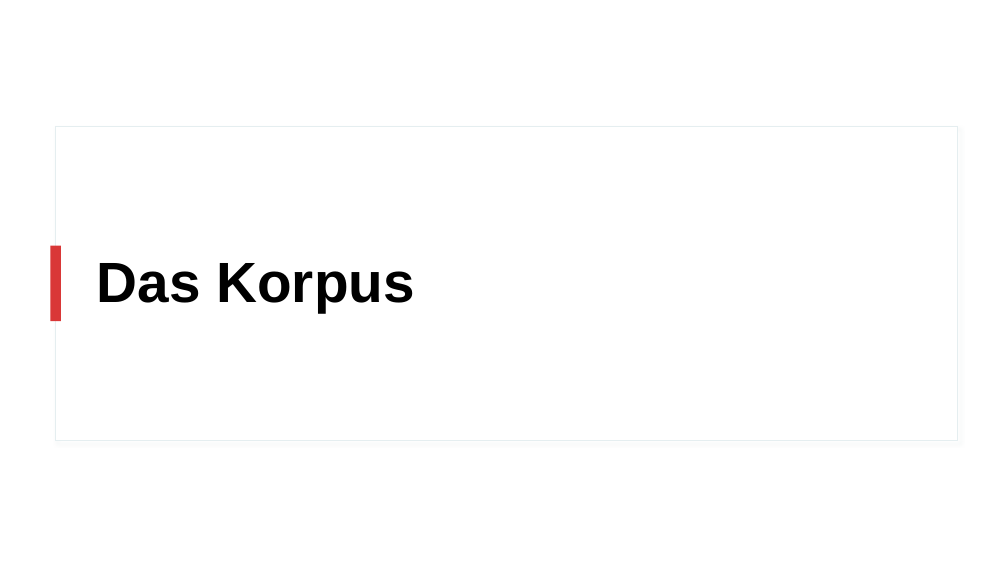
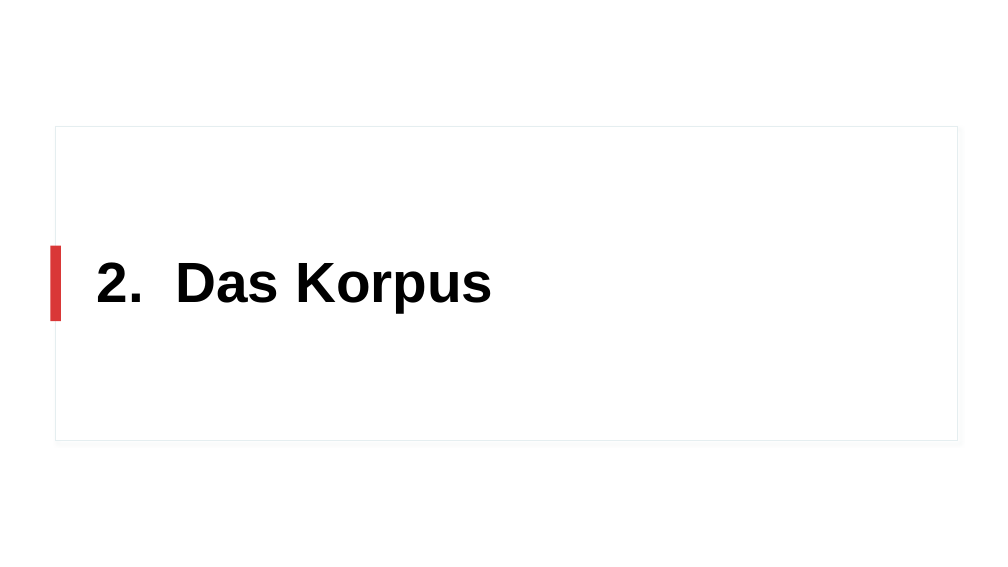
Before and after one commit to realjanpaulus/clusterpoems, a slide deck: slide 7 of literature & presentation/clustering_presentation.pptx. Drawn at 1008x567 pixels with LibreOffice and Linux fonts; fonts in the diff are those of the drawing. Boxes give left, top, right and bottom in pixels: in the first picture for what was removed or moved away, otherwise in the second. Text is boxed around its words. In the diff, an @@ line names an element or a change of style, - is before the commit and + after.

```diff
--- a/literature & presentation/clustering_presentation.pptx
+++ b/literature & presentation/clustering_presentation.pptx
@@ title at (x1=97, y1=262, x2=493, y2=312): text changed @@
-Das Korpus
+2. Das Korpus
```
Also in this commit, not shown: 6 other slides changed, 5 slides added, 3 slides removed, 24 other files.
